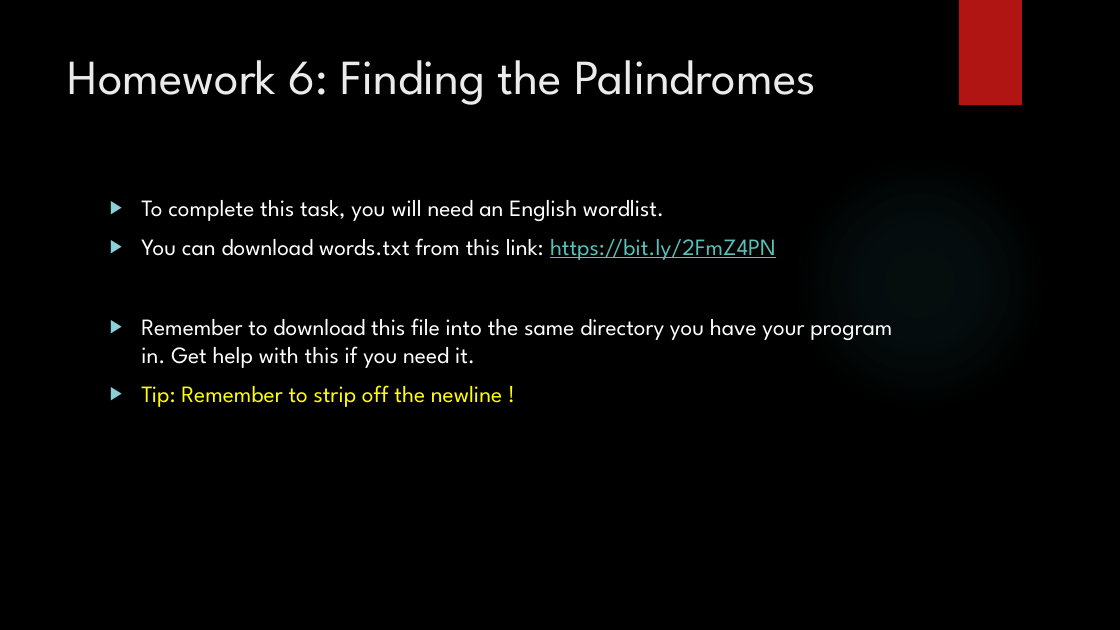
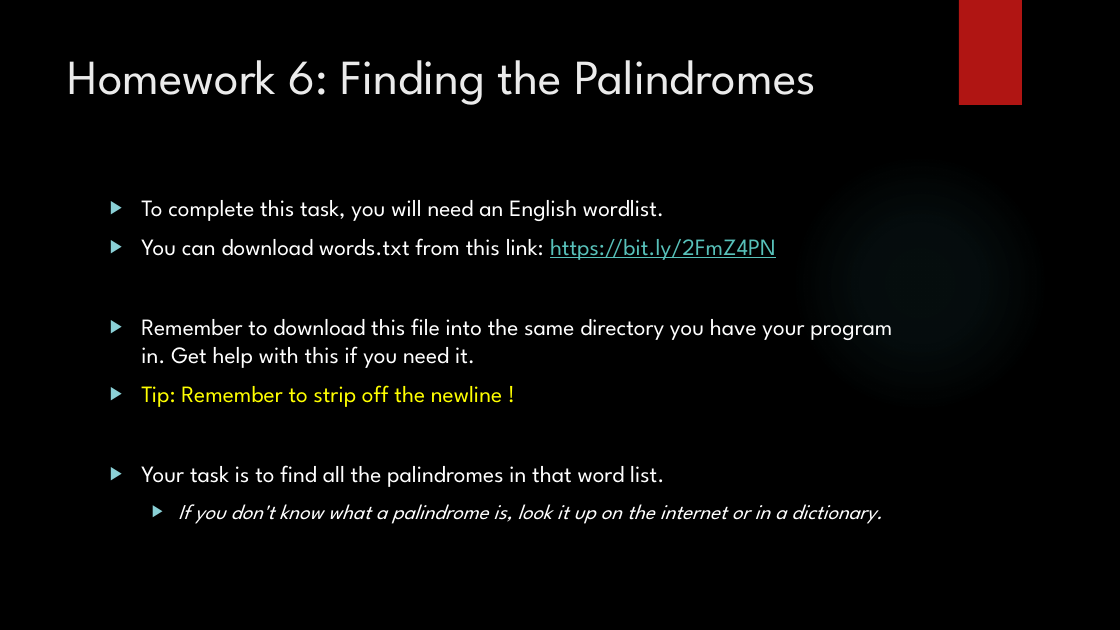
Before and after one commit to davidgroves/DGM_Tutorials, a slide deck: slide 32 of week5/week5.pptx. Drawn at 1120x630 pixels with LibreOffice and Linux fonts; fonts in the diff are those of the drawing; background and template pictures are left out. Boxes give left, top, right and bottom in pixels: in the first picture for what was removed or moved away, otherwise in the second. Text is boxed around its words. In the diff, an @@ line names an element or a change of style, - is before the commit and + after.

Commit message:
Fixed parts of Week5, Week7 and uploaded Week8 (except homework)

```diff
--- a/week5/week5.pptx
+++ b/week5/week5.pptx
@@ text at bbox=[141, 465, 882, 524]: paragraphs added @@
+▶ Your task is to find all the palindromes in that word list.
+  ▶ If you don't know what a palindrome is, look it up on the internet or in a dictionary.
```
Also in this commit, not shown: 1 other slide changed, 14 other files.
